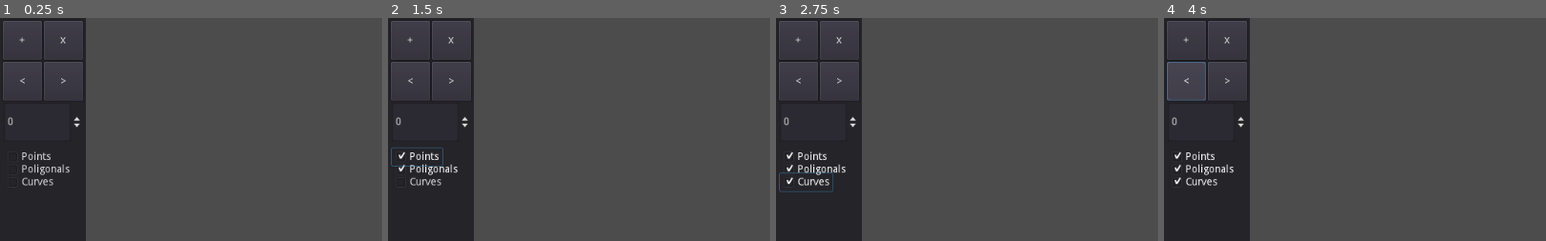
Above: before the commit, frames 1-4 (left to right).
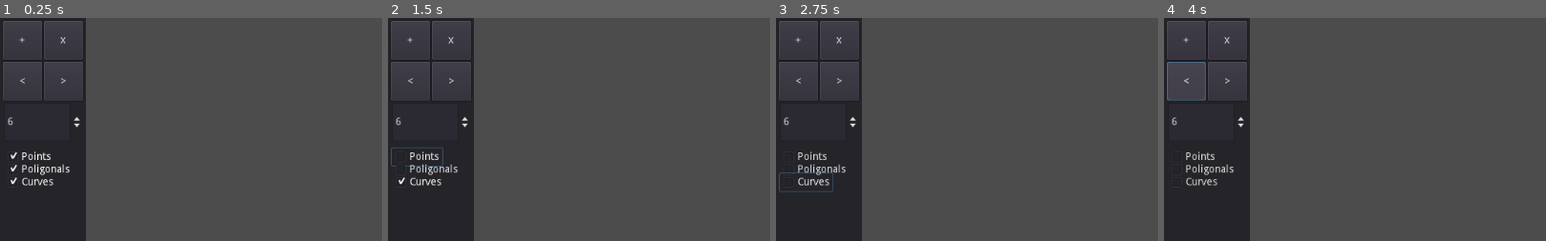
Above: after the commit, the same moments.

Repository: arturlealbs/ProjetoBezierCurves
Game: Godot game, scene res://Control.tscn
Same seed, same stepped clock (60 frames per second), same inputs: the game is played once before the commit and once after it.
Inputs:
- Up to frame 1 (0.25 s): no input
- Up to frame 2 (1.5 s): click "Poligonals" at 0.5 s; click "Points" at 1.25 s
- Up to frame 3 (2.75 s): click "Curves" at 2 s
- Up to frame 4 (4 s): click "+" at 2.75 s; click "<" at 3.5 s
The pictures show only the part of the screen within x 0-50%, y 0-50%; the shares and areas given below are measured in that part.

The runs differ from the first frame. In frame 1, 0.2% of the frame differs, in the area x 2-18%, y 44-75%; in frame 2, 0.2%; in frame 3, 0.2%; in frame 4, 0.2%.

Commit message:
implementado viewButtons

Diff:
--- a/Control.tscn
+++ b/Control.tscn
@@ -60,37 +60,46 @@
 keep_pressed_outside = true
 text = ">"
 
-[node name="SpinBox" type="SpinBox" parent="Control/Panel"]
+[node name="evalButton" type="SpinBox" parent="Control/Panel"]
 margin_left = 5.0
 margin_top = 114.0
 margin_right = 111.0
 margin_bottom = 166.0
+min_value = 1.0
 max_value = 10.0
+value = 6.0
 rounded = true
 allow_greater = true
 
-[node name="CheckBox" type="CheckBox" parent="Control/Panel"]
+[node name="viewPoints" type="CheckBox" parent="Control/Panel"]
+margin_left = 5.0
+margin_top = 175.0
+margin_right = 73.0
+margin_bottom = 199.0
+pressed = true
+text = "Points"
+
+[node name="viewPolygon" type="CheckBox" parent="Control/Panel"]
 margin_left = 5.0
 margin_top = 192.0
-margin_right = 29.0
+margin_right = 98.0
 margin_bottom = 216.0
+pressed = true
 text = "Poligonals"
 
-[node name="CheckBox2" type="CheckBox" parent="Control/Panel"]
+[node name="viewCurve" type="CheckBox" parent="Control/Panel"]
 margin_left = 5.0
 margin_top = 209.0
-margin_right = 29.0
+margin_right = 76.0
 margin_bottom = 233.0
+pressed = true
 text = "Curves"
-
-[node name="CheckBox3" type="CheckBox" parent="Control/Panel"]
-margin_left = 5.0
-margin_top = 175.0
-margin_right = 29.0
-margin_bottom = 199.0
-text = "Points"
 
 [connection signal="pressed" from="Control/Panel/addButton" to="Node2D" method="_on_addButton_pressed"]
 [connection signal="pressed" from="Control/Panel/delButton" to="Node2D" method="_on_delButton_pressed"]
 [connection signal="pressed" from="Control/Panel/prevButton" to="Node2D" method="_on_prevButton_pressed"]
 [connection signal="pressed" from="Control/Panel/nextButton" to="Node2D" method="_on_nextButton_pressed"]
+[connection signal="value_changed" from="Control/Panel/evalButton" to="Node2D" method="_on_evalButton_value_changed"]
+[connection signal="pressed" from="Control/Panel/viewPoints" to="Node2D" method="_on_viewPoints_pressed"]
+[connection signal="pressed" from="Control/Panel/viewPolygon" to="Node2D" method="_on_viewPolygon_pressed"]
+[connection signal="pressed" from="Control/Panel/viewCurve" to="Node2D" method="_on_viewCurve_pressed"]
--- a/Node2D.gd
+++ b/Node2D.gd
@@ -23,25 +23,25 @@
 		bezierCurve.append(aux[0])
 	return(bezierCurve)
 
-var eval := 6
+var eval := 100
 var scene := []
 var selectedIndex := -1
+var drawPoints := true
+var drawLines := true
+var drawCurve := true
 
-###	Adiciona um ponto de controle à cena
 func _on_addButton_pressed():
 	print("Adicionou")
 	scene.append(ControlPoints.new())
 	selectedIndex += 1
 	update()
 
-###	Remove um ponto de controle da cena
 func _on_delButton_pressed():
 	print("Deletou")
 	scene.pop_at(selectedIndex)
 	selectedIndex -= 1
 	update()
 
-### Avança para a próxima curva
 func _on_prevButton_pressed():
 	print("voltou")
 	if selectedIndex == len(scene) - 1:
@@ -50,7 +50,6 @@
 		selectedIndex += 1
 	update()
 
-### Retrocede para a curva anterior
 func _on_nextButton_pressed():
 	print("avancou")
 	if selectedIndex == 0:
@@ -59,7 +58,24 @@
 		selectedIndex -= 1
 	update()
 
-# Verifica o evento de clique com o botão do mouse
+func _on_evalButton_value_changed(value):
+	eval = value
+	if selectedIndex >= 0:
+		scene[selectedIndex].bezierCurve = bezierEquation(scene[selectedIndex],eval)
+	update()
+
+func _on_viewPoints_pressed():
+	drawPoints = !drawPoints
+	update()
+
+func _on_viewPolygon_pressed():
+	drawLines = !drawLines
+	update()
+
+func _on_viewCurve_pressed():
+	drawCurve = !drawCurve
+	update()
+
 func _input(event):
 	if event is InputEventMouseButton:
 		if event.pressed:
@@ -74,20 +90,26 @@
 func _draw() -> void:
 	for polygon in scene:
 		if scene[selectedIndex] == polygon:
-			for point in polygon.points:
-				draw_circle(point, 10, Color(1,0,0))
-			if len(polygon.points) > 1:
-				for vertex in range (len(polygon.points) - 1):
-					draw_line(polygon.points[vertex], polygon.points[vertex + 1], Color(1,0,0))
-			if len(polygon.points) > 2:
-				for point in range(len(polygon.bezierCurve) - 1):
-					draw_line(polygon.bezierCurve[point], polygon.bezierCurve[point + 1], Color(0,1,0))
+			if drawPoints:
+				for point in polygon.points:
+					draw_circle(point, 5, Color(1,0,0))
+			if drawLines:
+				if len(polygon.points) > 1:
+					for vertex in range (len(polygon.points) - 1):
+						draw_line(polygon.points[vertex], polygon.points[vertex + 1], Color(1,0,0),1)
+			if drawCurve:
+				if len(polygon.points) > 2:
+					for point in range(len(polygon.bezierCurve) - 1):
+						draw_line(polygon.bezierCurve[point], polygon.bezierCurve[point + 1], Color(0,1,0), 4)
 		else:
-			for point in polygon.points:
-				draw_circle(point, 10, Color(0.33, 0.33, 0.33, 1))
-			if len(polygon.points) > 1:
-				for vertex in range (len(polygon.points) - 1):
-					draw_line(polygon.points[vertex], polygon.points[vertex + 1], Color(0.33, 0.33, 0.33, 1))
-			if len(polygon.points) > 2:
-				for point in range(len(polygon.bezierCurve) - 1):
-					draw_line(polygon.bezierCurve[point], polygon.bezierCurve[point + 1], Color(0,0,1))
+			if drawPoints:
+				for point in polygon.points:
+					draw_circle(point, 5, Color(0.35, 0.35, 0.35, 1))
+			if drawLines:
+				if len(polygon.points) > 1:
+					for vertex in range (len(polygon.points) - 1):
+						draw_line(polygon.points[vertex], polygon.points[vertex + 1], Color(0.35, 0.35, 0.35, 1), 1)
+			if drawCurve:
+				if len(polygon.points) > 2:
+					for point in range(len(polygon.bezierCurve) - 1):
+						draw_line(polygon.bezierCurve[point], polygon.bezierCurve[point + 1], Color(0.35,0.35,0.35,1), 4)
